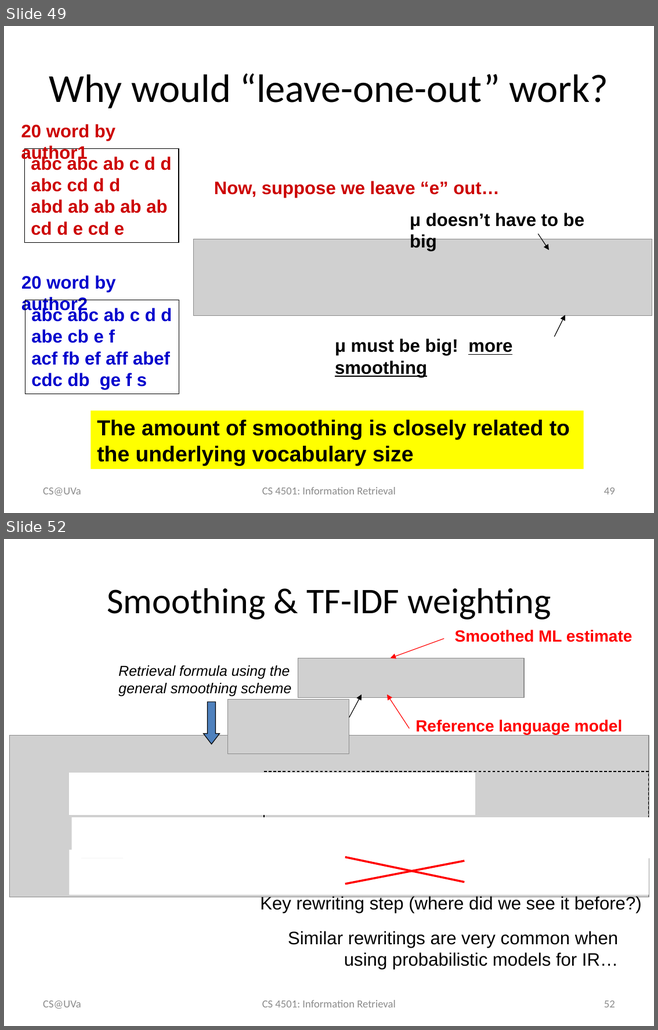
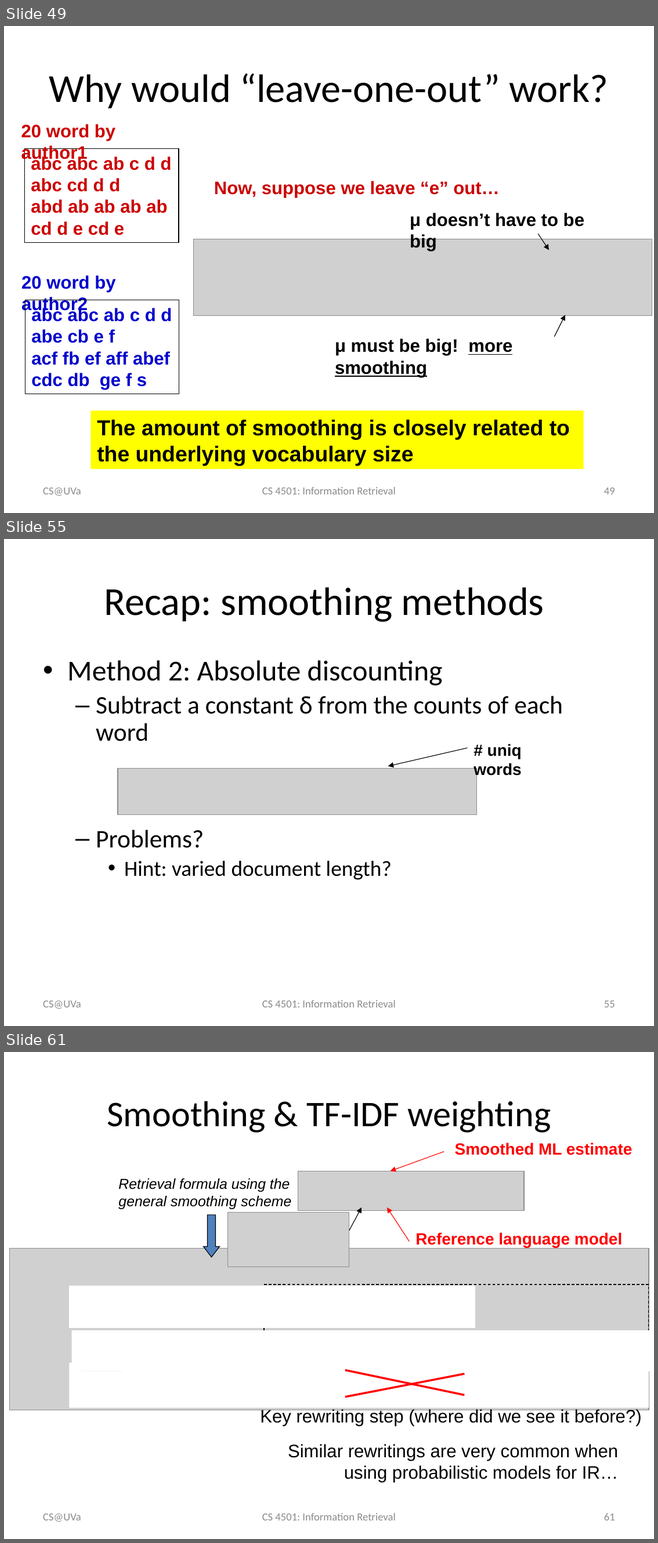
Before and after one commit to wang296/IR2015, a slide deck: docs/Language Models.pptx. Shown one above the other, each under a label of ours: slides 49 and 52 before the commit, slides 49, 55 and 61 after it; the slides between them are not shown. The pictures are 658x1030 and 658x1543 pixels, drawn with LibreOffice and Linux fonts; fonts in the diff are those of the drawing; grey boxes stand for pictures. Boxes give left, top, right and bottom in pixels: in the first picture for what was removed or moved away, otherwise in the second. Text is boxed around its words. In the diff, an @@ line names an element or a change of style, - is before the commit and + after.

```diff
--- a/docs/Language Models.pptx
+++ b/docs/Language Models.pptx
@@ slide 55 added at <box>4,539,654,1026</box>, background #FFFFFF @@
@@ title added at <box>104,587,544,622</box>, 44 pt, text #000000 @@
+Recap: smoothing methods
@@ text added at <box>67,660,563,880</box>, 28 pt, text #000000 @@
+• Method 2: Absolute discounting
+  – Subtract a constant δ from the counts of each word
+  – Problems?
+    • Hint: varied document length?
@@ text added at <box>473,744,521,778</box>, 18 pt, text #000000, bold @@
+# uniq words
@@ arrow added from (467, 748) to (388, 766), #000000 0.75 pt @@
@@ picture added at <box>118,768,476,815</box> @@
@@ text added at <box>43,1001,81,1009</box>, 12 pt, text #8C8C8C @@
+CS@UVa
@@ text added at <box>262,1000,395,1008</box>, 12 pt, text #8C8C8C @@
+CS 4501: Information Retrieval
@@ page number added at <box>604,1001,615,1008</box>, 12 pt, text #8C8C8C @@
+55
@@ what was slide 52 is now slide 61 @@
@@ page number at <box>604,1513,615,1521</box>: text changed @@
-52
+61
```
Also in this commit, not shown: 2 slides changed, 8 other slides added, 3 other files.
